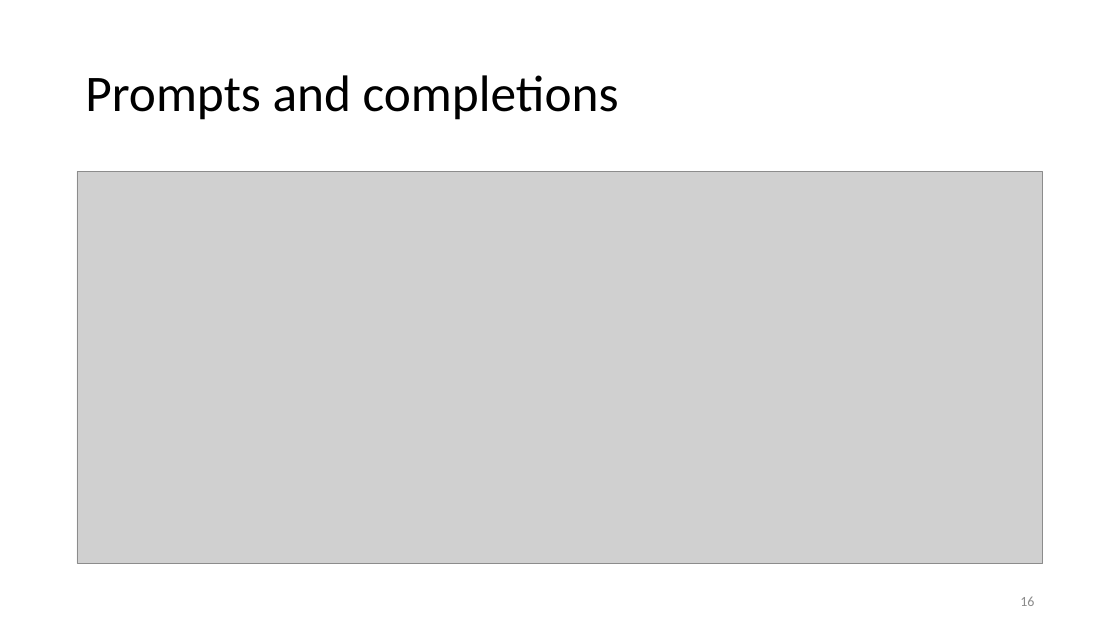
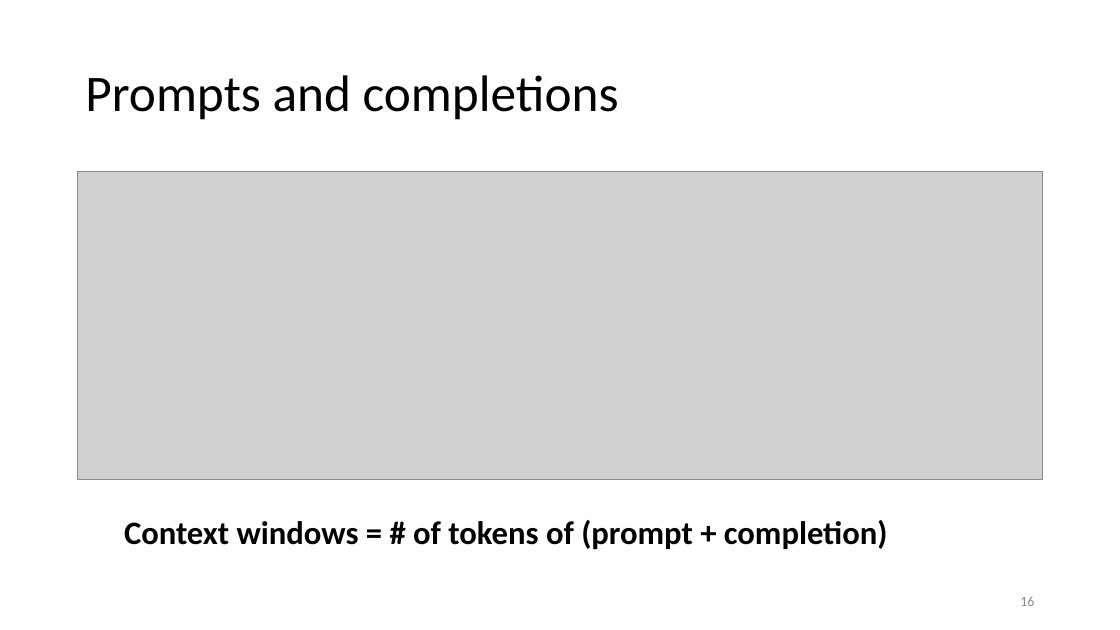
Before and after one commit to motazsaad/NLP-Master-2025, a slide deck: slide 16 of slides/LLMs/01 Gen AI intro.pptx. Drawn at 1120x630 pixels with LibreOffice and Linux fonts; fonts in the diff are those of the drawing; grey boxes stand for pictures. Boxes give left, top, right and bottom in pixels: in the first picture for what was removed or moved away, otherwise in the second. Text is boxed around its words. In the diff, an @@ line names an element or a change of style, - is before the commit and + after.

```diff
--- a/slides/LLMs/01 Gen AI intro.pptx
+++ b/slides/LLMs/01 Gen AI intro.pptx
@@ picture resized from (x1=77, y1=171, x2=1044, y2=563) to (x1=77, y1=171, x2=1044, y2=479) @@
@@ text added at (x1=124, y1=520, x2=888, y2=549), 28 pt, text #000000, bold @@
+Context windows = # of tokens of (prompt + completion)
```
Also in this commit, not shown: 1 other slide changed.
